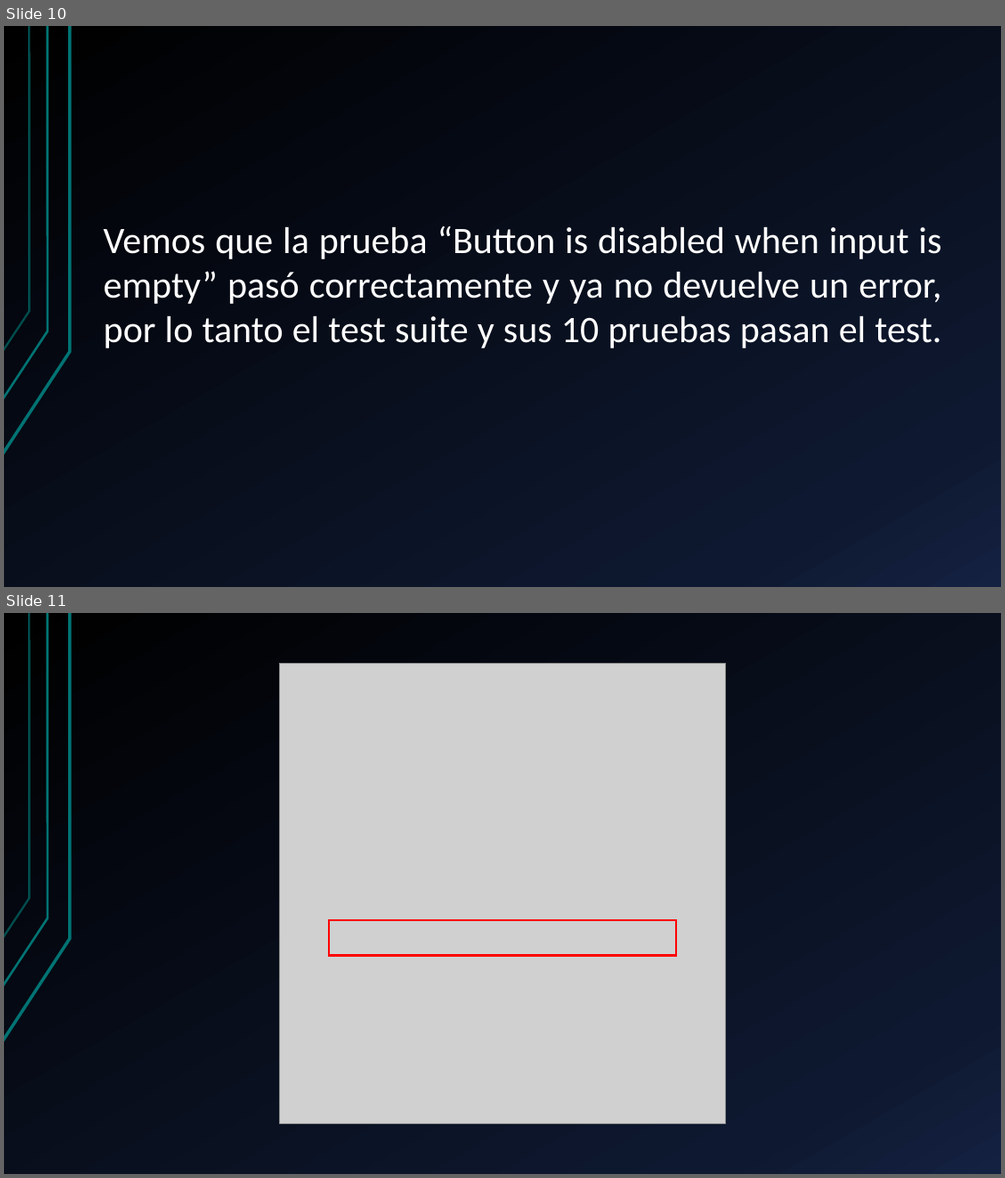
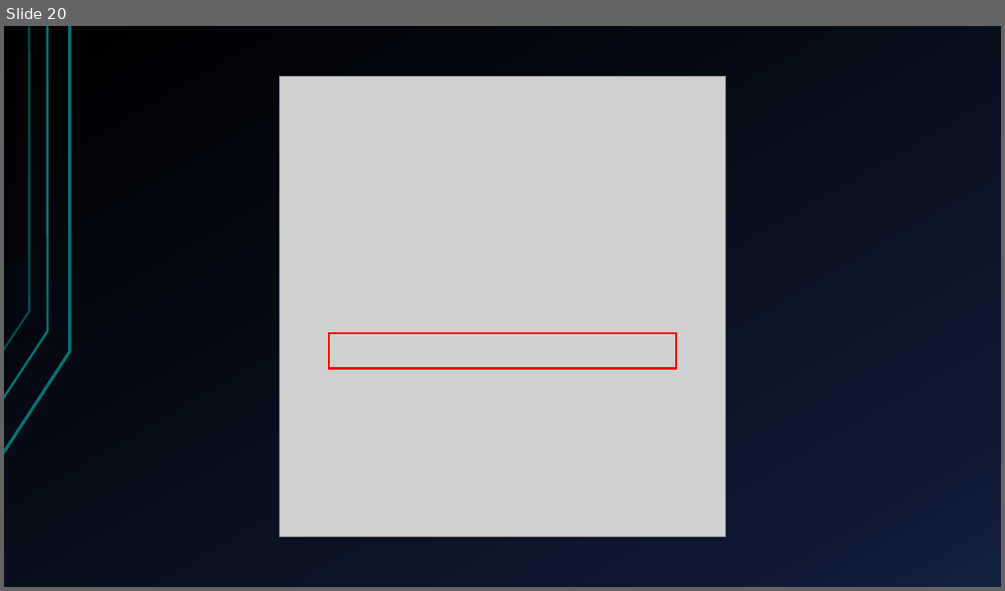
Before and after one commit to GusGiam01/TP-Desarrollo-Software, a slide deck: App POC/Documentacion/TestingLibrary-Presentacion.pptx. Shown one above the other, each under a label of ours: slides 10 and 11 before the commit, slide 20 after it. The pictures are 1005x1178 and 1005x591 pixels, drawn with LibreOffice and Linux fonts; fonts in the diff are those of the drawing; grey boxes stand for pictures. Boxes give left, top, right and bottom in pixels: in the first picture for what was removed or moved away, otherwise in the second. Text is boxed around its words. In the diff, an @@ line names an element or a change of style, - is before the commit and + after.

```diff
--- a/App POC/Documentacion/TestingLibrary-Presentacion.pptx
+++ b/App POC/Documentacion/TestingLibrary-Presentacion.pptx
@@ slide 10 removed at (x1=4, y1=26, x2=1001, y2=587), background gradient #000000 to #0F1931 to #142242; not listed: 3 template elements that a slide beside it also shows @@
@@ text removed at (x1=104, y1=226, x2=941, y2=348) @@
-Vemos que la prueba “Button is disabled when input is empty” pasó correctamente y ya no devuelve un error, por lo tanto el test suite y sus 10 pruebas pasan el test.
@@ what was slide 11 is now slide 20 @@
```
Also in this commit, not shown: 3 slides changed, 15 slides added, 4 other slides removed, 3 other files.
